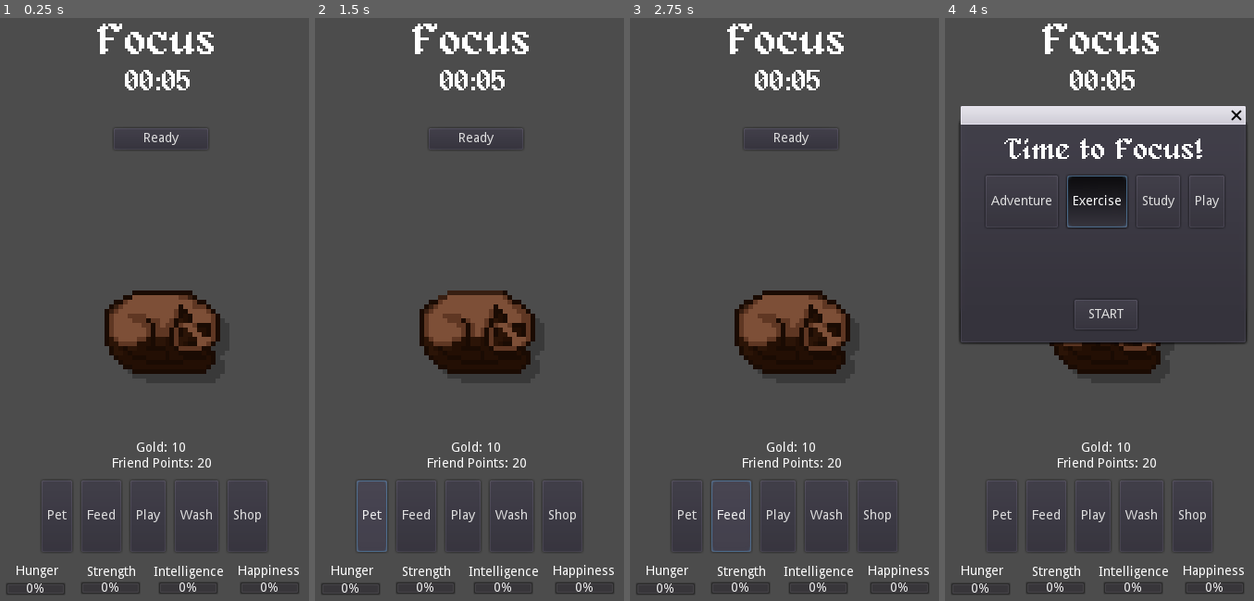
Above: before the commit, frames 1-4 (left to right).
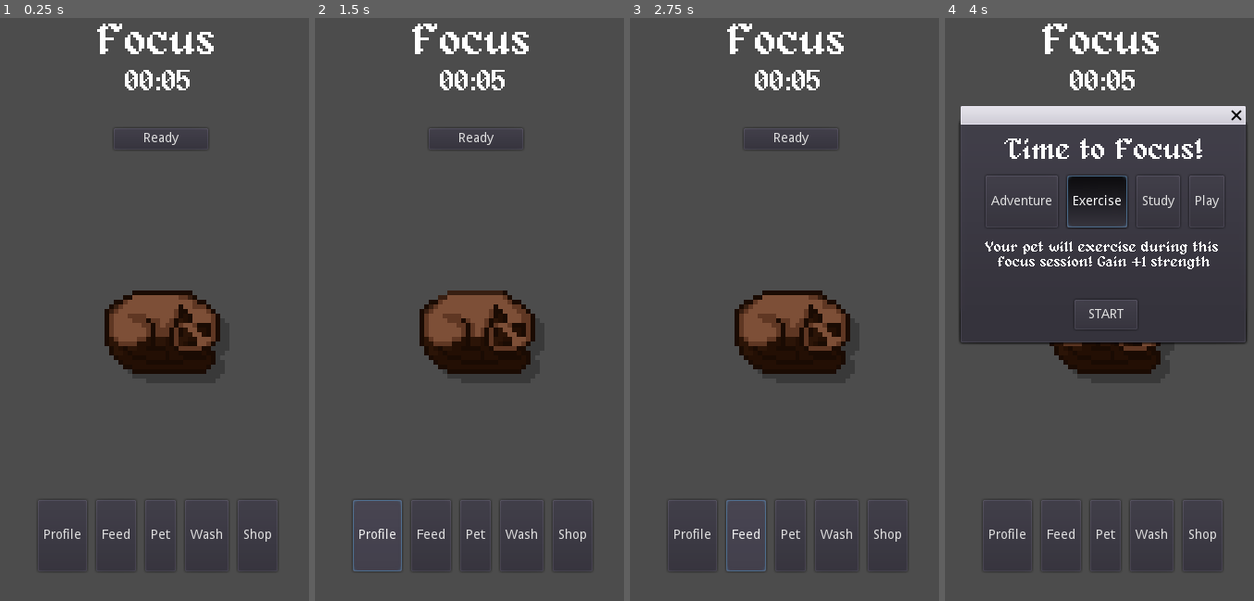
Above: after the commit, the same moments.

Repository: Sleeping-Robot-Games/Pomogotchi
Game: Godot game, scene res://scenes/Main.tscn
Same seed, same stepped clock (60 frames per second), same inputs: the game is played once before the commit and once after it.
Inputs:
- Up to frame 1 (0.25 s): no input
- Up to frame 2 (1.5 s): click "Pet" at 0.5 s; click "Pet" (after the commit: "Profile") at 1.25 s
- Up to frame 3 (2.75 s): click "Feed" at 2 s
- Up to frame 4 (4 s): click "Ready" at 2.75 s; click "Exercise" at 3.5 s

The runs differ from the first frame. In frame 1, 2.0% of the frame differs, in the area x 2-97%, y 72-99%; in frame 2, 2.3%; in frame 3, 2.3%; in frame 4, 2.8%, in the area x 2-97%, y 38-99%.

Commit message:
Popup flow complete

Diff:
--- a/scenes/Main.tscn
+++ b/scenes/Main.tscn
@@ -7,6 +7,7 @@
 [ext_resource path="res://resources/theme_focus_group.tres" type="ButtonGroup" id=5]
 [ext_resource path="res://resources/alagard.ttf" type="DynamicFontData" id=6]
 [ext_resource path="res://scripts/FocusPopUp.gd" type="Script" id=7]
+[ext_resource path="res://scripts/BreakPopUp.gd" type="Script" id=8]
 
 [sub_resource type="DynamicFont" id=2]
 size = 48
@@ -29,6 +30,13 @@
 font_data = ExtResource( 6 )
 
 [sub_resource type="DynamicFont" id=5]
+font_data = ExtResource( 6 )
+
+[sub_resource type="DynamicFont" id=6]
+size = 32
+font_data = ExtResource( 6 )
+
+[sub_resource type="DynamicFont" id=7]
 font_data = ExtResource( 6 )
 
 [node name="Main" type="Node2D"]
@@ -72,44 +80,45 @@
 playing = true
 
 [node name="TaskContainer" type="HBoxContainer" parent="."]
-margin_left = 12.0
-margin_top = 506.0
-margin_right = 341.0
-margin_bottom = 583.0
+margin_left = 15.0
+margin_top = 527.0
+margin_right = 344.0
+margin_bottom = 604.0
 custom_constants/separation = 10
 alignment = 1
 
 [node name="Button" type="Button" parent="TaskContainer"]
-margin_left = 42.0
-margin_right = 75.0
+margin_left = 35.0
+margin_right = 88.0
+margin_bottom = 77.0
+text = "Profile"
+
+[node name="Button2" type="Button" parent="TaskContainer"]
+margin_left = 98.0
+margin_right = 141.0
+margin_bottom = 77.0
+text = "Feed"
+
+[node name="Button3" type="Button" parent="TaskContainer"]
+margin_left = 151.0
+margin_right = 184.0
 margin_bottom = 77.0
 text = "Pet"
 
-[node name="Button2" type="Button" parent="TaskContainer"]
-margin_left = 85.0
-margin_right = 128.0
-margin_bottom = 77.0
-text = "Feed"
-
-[node name="Button3" type="Button" parent="TaskContainer"]
-margin_left = 138.0
-margin_right = 176.0
-margin_bottom = 77.0
-text = "Play"
-
 [node name="Button4" type="Button" parent="TaskContainer"]
-margin_left = 186.0
-margin_right = 233.0
+margin_left = 194.0
+margin_right = 241.0
 margin_bottom = 77.0
 text = "Wash"
 
 [node name="Button5" type="Button" parent="TaskContainer"]
-margin_left = 243.0
-margin_right = 286.0
+margin_left = 251.0
+margin_right = 294.0
 margin_bottom = 77.0
 text = "Shop"
 
 [node name="Hunger" type="ProgressBar" parent="."]
+visible = false
 margin_left = 15.0
 margin_top = 616.0
 margin_right = 80.0
@@ -123,6 +132,7 @@
 text = "Hunger"
 
 [node name="Happiness" type="ProgressBar" parent="."]
+visible = false
 margin_left = 268.0
 margin_top = 615.0
 margin_right = 333.0
@@ -136,6 +146,7 @@
 text = "Happiness"
 
 [node name="Intelligence" type="ProgressBar" parent="."]
+visible = false
 margin_left = 180.0
 margin_top = 615.0
 margin_right = 245.0
@@ -149,6 +160,7 @@
 text = "Intelligence"
 
 [node name="Strength" type="ProgressBar" parent="."]
+visible = false
 margin_left = 96.0
 margin_top = 615.0
 margin_right = 161.0
@@ -162,6 +174,7 @@
 text = "Strength"
 
 [node name="FPLabel" type="Label" parent="."]
+visible = false
 margin_left = 130.0
 margin_top = 481.0
 margin_right = 238.0
@@ -169,6 +182,7 @@
 text = "Friend Points: 20"
 
 [node name="GoldLabel" type="Label" parent="."]
+visible = false
 margin_left = 156.0
 margin_top = 464.0
 margin_right = 210.0
@@ -180,7 +194,6 @@
 [node name="Timer" type="Timer" parent="."]
 
 [node name="FocusPopUp" type="WindowDialog" parent="."]
-visible = true
 margin_left = 26.0
 margin_top = 122.0
 margin_right = 334.0
@@ -255,7 +268,40 @@
 text = "Your pet will exercise during this focus session! Gaining +1 strength!"
 scroll_active = false
 
+[node name="BreakPopUp" type="WindowDialog" parent="."]
+margin_left = 26.0
+margin_top = 122.0
+margin_right = 336.0
+margin_bottom = 362.0
+script = ExtResource( 8 )
+
+[node name="Title" type="Label" parent="BreakPopUp"]
+margin_left = 47.0
+margin_top = 13.0
+margin_right = 263.0
+margin_bottom = 43.0
+custom_fonts/font = SubResource( 6 )
+text = "Time to Break!"
+
+[node name="Results" type="RichTextLabel" parent="BreakPopUp"]
+margin_left = 45.0
+margin_top = 72.0
+margin_right = 277.0
+margin_bottom = 160.0
+custom_fonts/normal_font = SubResource( 7 )
+bbcode_enabled = true
+bbcode_text = "[center]Your pet gained +1 strength from exercise AND +1 Bonus strength from being happy.\""
+text = "Your pet gained +1 strength from exercise AND +1 Bonus strength from being happy.\""
+
+[node name="Start" type="Button" parent="BreakPopUp"]
+margin_left = 125.0
+margin_top = 184.0
+margin_right = 197.0
+margin_bottom = 221.0
+text = "START"
+
 [connection signal="button_up" from="Ready" to="." method="_on_Ready_button_up"]
 [connection signal="timeout" from="Timer" to="." method="_on_Timer_timeout"]
 [connection signal="popup_hide" from="FocusPopUp" to="FocusPopUp" method="_on_FocusPopUp_popup_hide"]
 [connection signal="button_up" from="FocusPopUp/Start" to="FocusPopUp" method="_on_Start_button_up"]
+[connection signal="button_up" from="BreakPopUp/Start" to="BreakPopUp" method="_on_Start_button_up"]
--- /dev/null
+++ b/scripts/BreakPopUp.gd
@@ -0,0 +1,19 @@
+extends WindowDialog
+
+
+onready var main = get_parent()
+onready var timer = main.get_node('Timer')
+onready var ready_button = main.get_node("Ready")
+
+
+func _ready():
+	pass
+
+
+func _on_Start_button_up():
+	# Start the timer if a focus theme is selected and update start button text
+	timer.start()
+	ready_button.text = 'Pause'
+	main.focus_theme_mode = ""
+
+	hide()
--- a/scripts/FocusPopUp.gd
+++ b/scripts/FocusPopUp.gd
@@ -5,10 +5,10 @@
 onready var ready_button = main.get_node("Ready")
 
 const DESCRIPTION_THEME_TEXT = {
-	'Adventure': "",
-	'Exercise': "",
-	'Study': "",
-	'Play': ""
+	'Adventure': "Your pet will adventure during this focus session! Gain +2 gold",
+	'Exercise': "Your pet will exercise during this focus session! Gain +1 strength",
+	'Study': "Your pet will study during this focus session! Gain +1 intelligence",
+	'Play': "Your pet will play during this focus session! Gain +2 happiness"
 }
 
 func _ready():
@@ -21,6 +21,9 @@
 		timer.start()
 		ready_button.text = 'Pause'
 		hide()
+		# Hide other UI not relevant to the focus
+		for element in main.ui_to_hide_on_focus:
+			element.hide()
 
 func _on_FocusTheme_pressed():
 	main.focus_theme_mode = main.focus_theme_group.get_pressed_button().name
--- a/scripts/Main.gd
+++ b/scripts/Main.gd
@@ -6,15 +6,9 @@
 
 export(ButtonGroup) var focus_theme_group
 
-#onready var ui_to_hide_on_focus = [
-#	$TaskContainer,
-#	$Hunger,
-#	$Happiness,
-#	$Intelligence,
-#	$Strength,
-#	$FPLabel,
-#	$GoldLabel
-#]
+onready var ui_to_hide_on_focus = [
+	$TaskContainer,
+]
 
 func _ready():
 	$Mode.text = timer_mode
@@ -32,7 +26,9 @@
 func _on_Ready_button_up():
 	if $Timer.is_stopped():
 		if timer_mode == c.FOCUS:
-			$FocusPopUp.show()
+			$FocusPopUp.popup()
+		else:
+			$BreakPopUp.popup()
 	else:
 		$Timer.paused = !$Timer.paused
 		if $Timer.paused:
@@ -49,17 +45,16 @@
 		# Flip from Focus to Break or Vis Versa
 		timer_seconds = c.STANDARD_BREAK_SECONDS if timer_mode == c.FOCUS else c.STANDARD_FOCUS_SECONDS
 		timer_mode = c.BREAK if timer_mode == c.FOCUS else c.FOCUS
-		# Update the start button and mode text
-
-		## TODO: Show BREAK popup
-
+		# Update the ready button and mode text
 		$Ready.text = 'Ready'
 		$Mode.text = timer_mode
-		# Start the timer again automatically if just turned to break
+
 		if timer_mode == c.BREAK:
-			$Timer.start()
-			$Ready.text = "Pause"
-
-			focus_theme_mode = ""
+			$BreakPopUp.popup()
+			# Show other UI not relevant to the focus
+			for element in ui_to_hide_on_focus:
+				element.show()
+		else:
+			$FocusPopUp.popup()
 
 	update_display_time()
Not shown: 1 places in scenes/Main.tscn that only renumber resources
